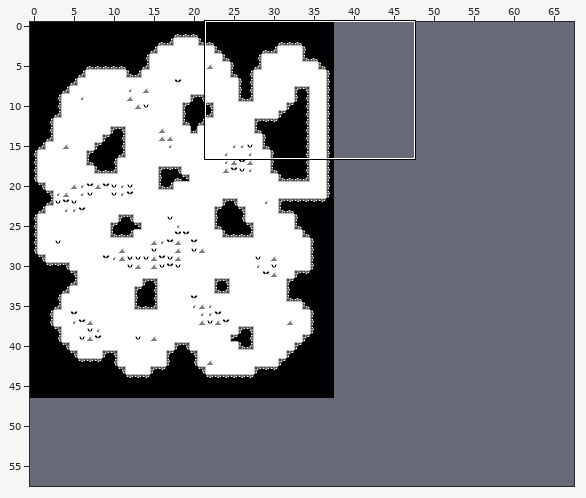
One commit to this LDtk project: src/Resources/Levels/world.ldtk. The first picture is a wide view before the edit; the outline marks the close-up.
Close-up. Before:
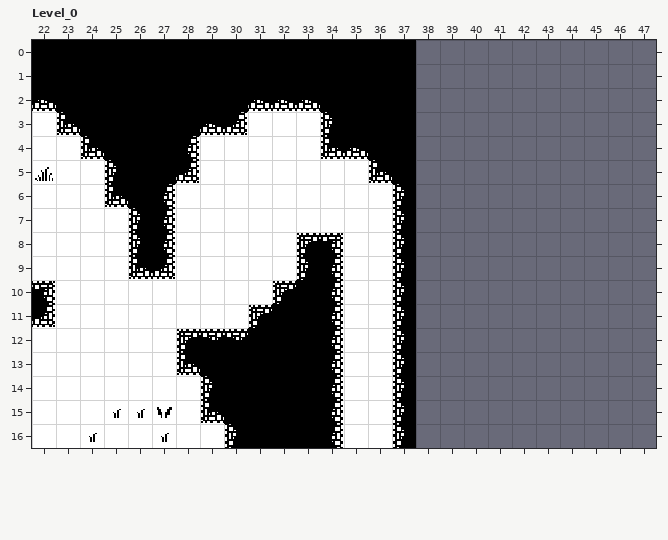
Cells are 16x16 px. Shown: Level_0 x 22..47, y 0..16. The commit also changed other parts of the map, which this record leaves out. The old version is drawn lined up with the new one.
Once edited:
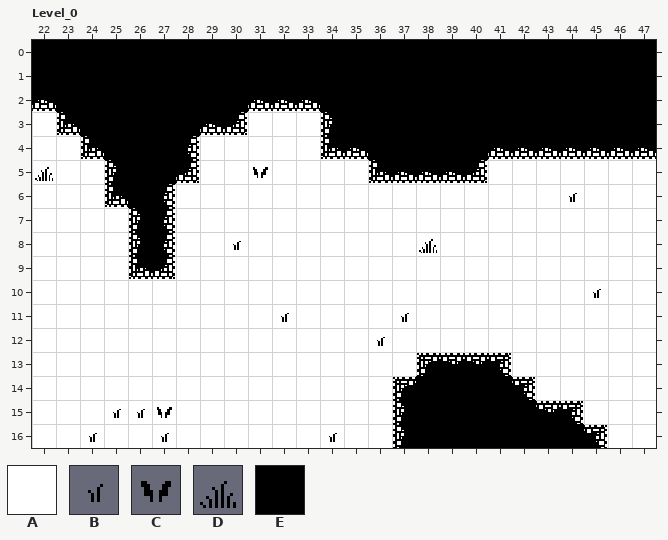
Key: from "Tileset_table_16_16": A 4, B 20, C 21, D 23; from "Walls": E 1.
_ is an empty cell.
Difference:
{"change": "map size 38x47 -> 68x58 cells"}
{"where": "layer \"Floor\""}
{"y":0,"x":38,"old":"__________","new":"AAAAAAAAAA"}
{"y":1,"x":38,"old":"__________","new":"AAAAAAAAAA"}
{"y":2,"x":38,"old":"__________","new":"AAAAAAAAAA"}
{"y":3,"x":38,"old":"__________","new":"AAAAAAAAAA"}
{"y":4,"x":38,"old":"__________","new":"AAAAAAAAAA"}
{"y":5,"x":37,"old":"___________","new":"AAAAAAAAAAA"}
{"y":6,"x":37,"old":"___________","new":"AAAAAAAAAAA"}
{"y":7,"x":37,"old":"___________","new":"AAAAAAAAAAA"}
{"y":8,"x":37,"old":"___________","new":"AAAAAAAAAAA"}
{"y":9,"x":37,"old":"___________","new":"AAAAAAAAAAA"}
{"y":10,"x":37,"old":"___________","new":"AAAAAAAAAAA"}
{"y":11,"x":37,"old":"___________","new":"AAAAAAAAAAA"}
{"y":12,"x":37,"old":"___________","new":"AAAAAAAAAAA"}
{"y":13,"x":37,"old":"___________","new":"AAAAAAAAAAA"}
{"y":14,"x":37,"old":"___________","new":"AAAAAAAAAAA"}
{"y":15,"x":38,"old":"__________","new":"AAAAAAAAAA"}
{"y":16,"x":38,"old":"__________","new":"AAAAAAAAAA"}
{"where": "layer \"Grass\""}
{"y":5,"x":31,"old":"_","new":"C"}
{"y":6,"x":44,"old":"_","new":"B"}
{"y":8,"x":30,"old":"_","new":"B"}
{"y":8,"x":38,"old":"_","new":"D"}
{"y":10,"x":45,"old":"_","new":"B"}
{"y":11,"x":32,"old":"_","new":"B"}
{"y":11,"x":37,"old":"_","new":"B"}
{"y":12,"x":36,"old":"_","new":"B"}
{"y":16,"x":34,"old":"_","new":"B"}
{"where": "layer \"Walls\""}
{"y":0,"x":38,"old":"__________","new":"EEEEEEEEEE"}
{"y":1,"x":38,"old":"__________","new":"EEEEEEEEEE"}
{"y":2,"x":38,"old":"__________","new":"EEEEEEEEEE"}
{"y":3,"x":38,"old":"__________","new":"EEEEEEEEEE"}
{"y":4,"x":38,"old":"__________","new":"EEEEEEEEEE"}
{"y":5,"x":38,"old":"___","new":"EEE"}
{"y":6,"x":37,"old":"E","new":"_"}
{"y":7,"x":37,"old":"E","new":"_"}
{"y":8,"x":33,"old":"EE","new":"__"}
{"y":8,"x":37,"old":"E","new":"_"}
{"y":9,"x":33,"old":"EE","new":"__"}
{"y":9,"x":37,"old":"E","new":"_"}
{"y":10,"x":22,"old":"E","new":"_"}
{"y":10,"x":32,"old":"EEE","new":"___"}
{"y":10,"x":37,"old":"E","new":"_"}
{"y":11,"x":22,"old":"E","new":"_"}
{"y":11,"x":31,"old":"EEEE","new":"____"}
{"y":11,"x":37,"old":"E","new":"_"}
{"y":12,"x":28,"old":"EEEEEEE","new":"_______"}
{"y":12,"x":37,"old":"E","new":"_"}
{"y":13,"x":28,"old":"EEEEEEE","new":"_______"}
{"y":13,"x":37,"old":"E____","new":"_EEEE"}
{"y":14,"x":29,"old":"EEEEEE","new":"______"}
{"y":14,"x":38,"old":"_____","new":"EEEEE"}
{"y":15,"x":29,"old":"EEEEEE","new":"______"}
{"y":15,"x":38,"old":"_______","new":"EEEEEEE"}
{"y":16,"x":30,"old":"EEEEE","new":"_____"}
{"y":16,"x":38,"old":"________","new":"EEEEEEEE"}
